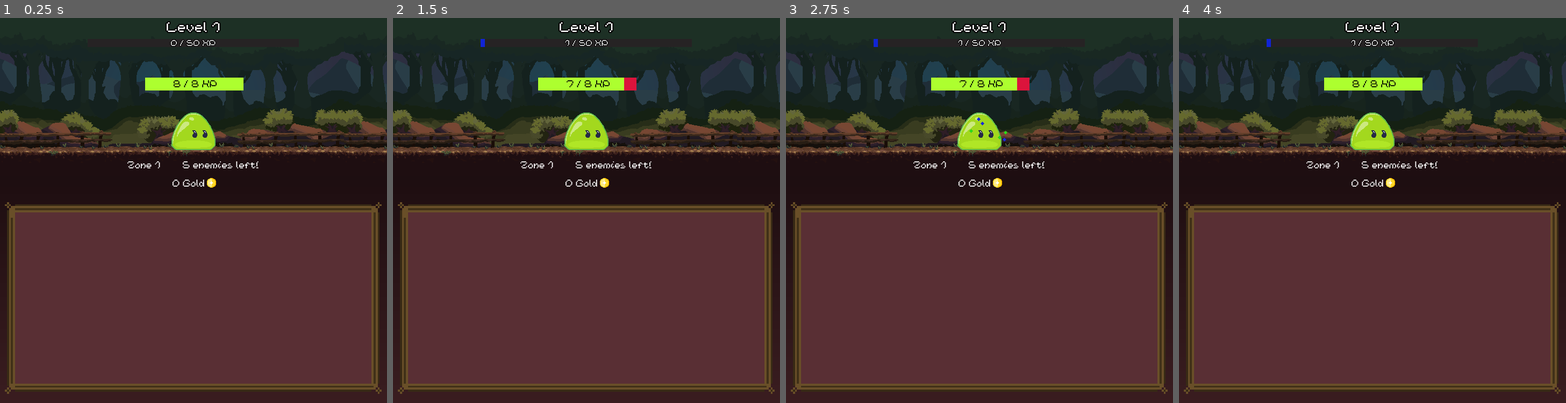
Above: before the commit, frames 1-4 (left to right).
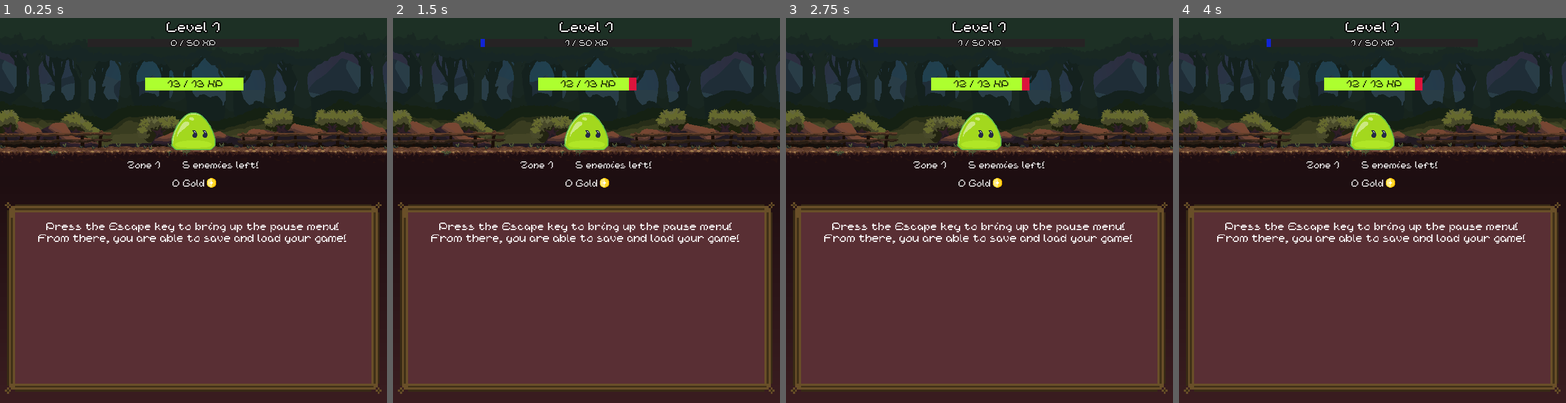
Above: after the commit, the same moments.

Repository: TTTaevas/SwordVenture
Game: Godot game, scene res://scenes/game.tscn
Two runs of this game, one before a commit and one after it. Both use one fixed random seed, a clock stepped at 60 frames per second and the inputs below.
Inputs (mouse positions are in pixels of both pictures, inside the frame that each line leads up to):
- Up to frame 1 (0.25 s): no input
- Up to frame 2 (1.5 s): tap Enter at 0.5 s; move the mouse to (586, 129) at 0.52 s; click (586, 129) at 0.67 s; tap Space at 1.25 s; move the mouse to (509, 229) at 1.27 s; click (509, 229) at 1.42 s
- Up to frame 3 (2.75 s): tap Enter at 2 s; move the mouse to (1018, 125) at 2.02 s; click (1018, 125) at 2.17 s
- Up to frame 4 (4 s): move the mouse to (1353, 287) at 2.77 s; click (1353, 287) at 2.92 s; move the mouse to (1488, 268) at 3.52 s; click (1488, 268) at 3.67 s

The runs differ from the first frame. In frame 1, 1.3% of the frame differs, in the area x 9-90%, y 16-59%; in frame 2, 1.3%; in frame 3, 1.3%, in the area x 9-90%, y 15-59%; in frame 4, 1.3%.

Commit message:
minor adjustments

Diff:
--- a/scenes/bottom_screen.gd
+++ b/scenes/bottom_screen.gd
@@ -146,7 +146,17 @@
 
 	var i = $ShopBorder.patch_margin_left
 	$ShopBackground.size = (($ShopBorder.size - Vector2(i * 2, i * 2)) * $ShopBorder.scale) + Vector2(2, 2)
-	$ShopBackground.position = (($ShopBorder.position) + Vector2(i, i) * $ShopBorder.scale) - Vector2(2, 2)
+	$ShopBackground.position = ($ShopBorder.position + (Vector2(i, i) * $ShopBorder.scale)) - Vector2(2, 2)
+
+	$Tip.size = $Tip.get_theme_font("font").get_string_size($Tip.text)
+	var tip_scale = min(x * 2.5, 1)
+	$Tip.scale = Vector2(tip_scale, tip_scale)
+	$Tip.position.x = (screen.x / 2) - (($Tip.size.x * $Tip.scale.x) / 2)
+	$Tip.position.y = ($ShopBackground.position.y * $ShopBackground.scale.y) + 20
+	if len(find_children("Category_*", "Control", true, false).filter(func(shop): return shop.is_visible())):
+		$Tip.hide()
+	else:
+		$Tip.show()
 
 	var magic_number = min(max(min(x * 3.5, y * 3.0), 0.75), 1)
 	var shops = find_children("Category_*", "Control", true, false)
--- a/scenes/bottom_screen.tscn
+++ b/scenes/bottom_screen.tscn
@@ -1,9 +1,10 @@
-[gd_scene load_steps=7 format=3 uid="uid://pdloxy5lmu86"]
+[gd_scene load_steps=9 format=3 uid="uid://pdloxy5lmu86"]
 
 [ext_resource type="Script" path="res://scenes/bottom_screen.gd" id="1_f157k"]
 [ext_resource type="LabelSettings" uid="uid://cpuux455m0mhe" path="res://font.tres" id="2_n1mm5"]
 [ext_resource type="Texture2D" uid="uid://dsurnabs8anjd" path="res://sprites/icons/coin.png" id="3_kf4fc"]
 [ext_resource type="Texture2D" uid="uid://dwj7nmugh8so0" path="res://sprites/shop/borders.png" id="4_ur28x"]
+[ext_resource type="FontFile" uid="uid://kr3d464f7640" path="res://NineteenNinetySix-lWzq.ttf" id="5_n0hn7"]
 
 [sub_resource type="Gradient" id="Gradient_xl7xx"]
 colors = PackedColorArray(0.227451, 0.113725, 0.12549, 1, 0.117647, 0.054902, 0.0666667, 1)
@@ -13,6 +14,11 @@
 fill_from = Vector2(0.5, 1)
 fill_to = Vector2(0.5, 0)
 metadata/_snap_enabled = true
+
+[sub_resource type="LabelSettings" id="LabelSettings_aryr3"]
+line_spacing = 2.0
+font = ExtResource("5_n0hn7")
+font_size = 20
 
 [node name="Bottom_screen" type="Node2D"]
 script = ExtResource("1_f157k")
@@ -52,3 +58,13 @@
 patch_margin_top = 50
 patch_margin_right = 50
 patch_margin_bottom = 50
+
+[node name="Tip" type="Label" parent="."]
+offset_left = 52.0
+offset_top = 48.0
+offset_right = 635.0
+offset_bottom = 94.0
+text = "Press the Escape key to bring up the pause menu!
+From there, you are able to save and load your game!"
+label_settings = SubResource("LabelSettings_aryr3")
+horizontal_alignment = 1
--- a/scenes/enemy_screen.gd
+++ b/scenes/enemy_screen.gd
@@ -62,7 +62,7 @@
 	)):
 		animation_ongoing = true
 		if not went_for_fled_enemy:
-			await find_child("Background").animate(1.0, 50.0, enemies)
+			await find_child("Background").animate(1.0, 50.0 * min(get_viewport_rect().size.x / 500, 2), enemies)
 		went_for_fled_enemy = true
 		animation_ongoing = false
 
--- a/scenes/top/background.gd
+++ b/scenes/top/background.gd
@@ -29,7 +29,7 @@
 		for index in len(background_elements):
 			var e = background_elements[index]
 			@warning_ignore("integer_division")
-			e.position.x -= speed / ((index / 2) + 1)
+			e.position.x -= speed / ((index / 2) + 1) * min(get_parent().scale.x * get_viewport_rect().size.x / 1000, 1)
 
 		var freed_enemies = enemies.filter(func(e): return not is_instance_valid(e))
 		if len(freed_enemies):
@@ -37,7 +37,7 @@
 			enemies = []
 
 		for enemy in enemies:
-			enemy.position.x -= speed
+			enemy.position.x -= speed * min(get_parent().scale.x * get_viewport_rect().size.x / 1000, 1)
 
 		if time > 0.8:
 			speed += 0.3
